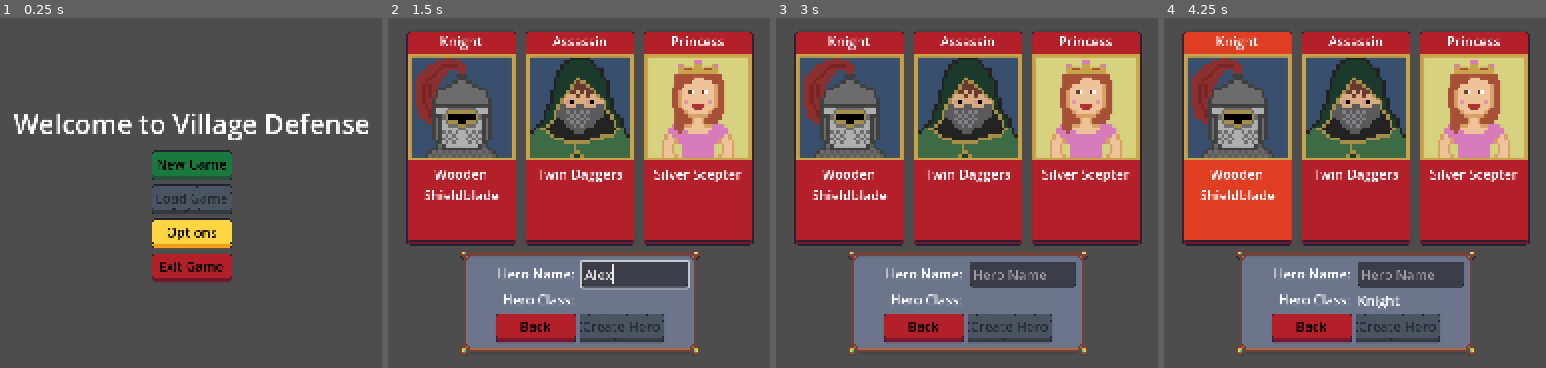
Above: before the commit, frames 1-4 (left to right).
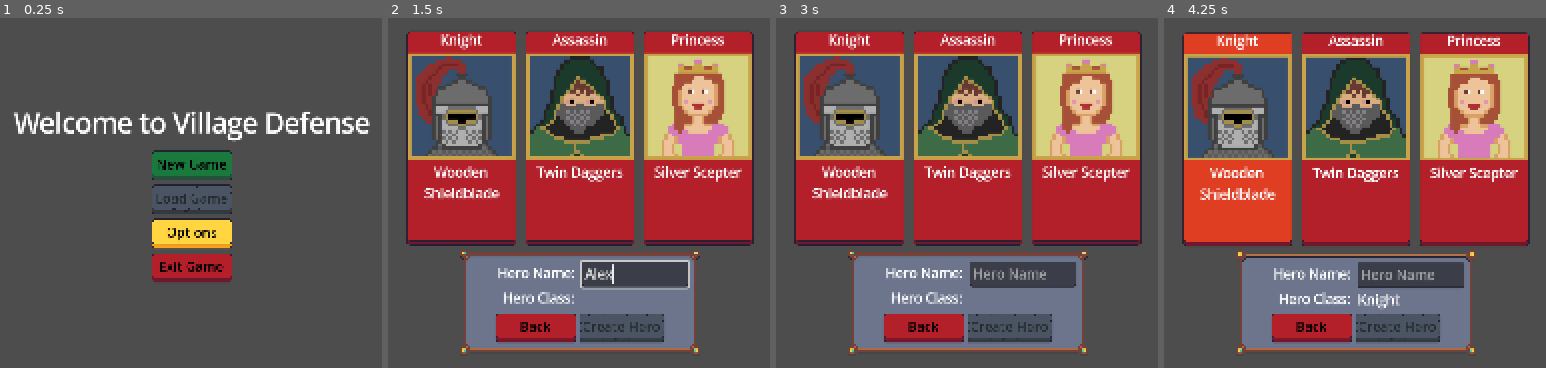
Above: after the commit, the same moments.

Repository: navtges3/PixelValley
Game: Godot game, scene res://scenes/ui/screens/main_menu_screen.tscn
The game is run twice, just before and just after one commit, with the same random seed, the same clock (stepped at 60 frames per second) and the same inputs.
Inputs (mouse positions are in pixels of both pictures, inside the frame that each line leads up to):
- Up to frame 1 (0.25 s): no input
- Up to frame 2 (1.5 s): click "New Game" at 0.5 s; click (636, 273) at 1.27 s; type "Alex" at 1.35 s
- Up to frame 3 (3 s): click "Back" at 2 s; click "New Game" at 2.75 s
- Up to frame 4 (4.25 s): click (1236, 137) at 3.52 s

The runs differ from the first frame. In frame 1, 1.9% of the frame differs, in the area x 3-97%, y 26-36%; in frame 2, 4.8%; in frame 3, 4.9%; in frame 4, 5.5%, in the area x 4-96%, y 4-83%.

Commit message:
Improve quest UI, sprite, and project settings
Update Assassin sprite asset and animation speed, enable integer scaling and SDF fonts in project settings, and refactor the quest screen UI to use a themed PanelContainer background. Details:

- Replace binary asset assets/heroes/assassin/AssassinSprite.png (updated sprite).
- Increase assassin attack animation speed from 7.5 to 10.0 in assassin_sprite_frames.tres.
- Set window/stretch/scale_mode to "integer" and enable theme/default_font_multichannel_signed_distance_field in project.godot for crisper pixel scaling and fonts.
- Modify scenes/ui/screens/quest_screen.tscn: add background panel Theme resource, wrap contents in a PanelContainer with the theme, adjust MarginContainer offsets/layout_mode, update node parent paths and connection targets accordingly.
- Update scripts/ui/screens/quest_screen.gd to match new node paths and rename quest_list_vbox -> quest_list_v_box.

These changes improve UI visuals, theming, and ensure script/node references remain consistent after the layout refactor.

Diff:
--- a/project.godot
+++ b/project.godot
@@ -39,10 +39,12 @@
 window/size/viewport_width=1920
 window/size/viewport_height=1080
 window/stretch/mode="viewport"
+window/stretch/scale_mode="integer"
 
 [gui]
 
 timers/tooltip_delay_sec=0.25
+theme/default_font_multichannel_signed_distance_field=true
 
 [rendering]
 
--- a/resources/characters/heroes/assassin/assassin_sprite_frames.tres
+++ b/resources/characters/heroes/assassin/assassin_sprite_frames.tres
@@ -66,7 +66,7 @@
 }],
 "loop": false,
 "name": &"attack",
-"speed": 7.5
+"speed": 10.0
 }, {
 "frames": [{
 "duration": 1.0,
--- a/scenes/ui/screens/quest_screen.tscn
+++ b/scenes/ui/screens/quest_screen.tscn
@@ -1,6 +1,7 @@
 [gd_scene format=3 uid="uid://bbyfy1t2gk1j0"]
 
 [ext_resource type="Script" uid="uid://wg1idljk7tbo" path="res://scripts/ui/screens/quest_screen.gd" id="1_7qxwm"]
+[ext_resource type="Theme" uid="uid://dq41s7i7v61gk" path="res://resources/ui/backgrounds/background_panel.tres" id="2_awsfe"]
 [ext_resource type="Theme" uid="uid://phfh7c5hwx1n" path="res://resources/ui/button_themes/regular/yellow_button.tres" id="2_u7xef"]
 [ext_resource type="Theme" uid="uid://cgbnpl6hlm7s2" path="res://resources/ui/button_themes/regular/green_button.tres" id="3_btxr8"]
 [ext_resource type="Theme" uid="uid://130ubmqd1h3b" path="res://resources/ui/button_themes/regular/red_button.tres" id="4_4tgk3"]
@@ -15,10 +16,11 @@
 script = ExtResource("1_7qxwm")
 
 [node name="MarginContainer" type="MarginContainer" parent="." unique_id=1874555744]
-layout_mode = 1
-anchors_preset = 15
-anchor_right = 1.0
-anchor_bottom = 1.0
+layout_mode = 0
+offset_left = 15.0
+offset_top = 16.0
+offset_right = 1905.0
+offset_bottom = 1065.0
 grow_horizontal = 2
 grow_vertical = 2
 theme_override_constants/margin_left = 128
@@ -26,52 +28,56 @@
 theme_override_constants/margin_right = 128
 theme_override_constants/margin_bottom = 128
 
-[node name="VBoxContainer" type="VBoxContainer" parent="MarginContainer" unique_id=14211835]
+[node name="PanelContainer" type="PanelContainer" parent="MarginContainer" unique_id=1737072988]
+layout_mode = 2
+theme = ExtResource("2_awsfe")
+
+[node name="VBoxContainer" type="VBoxContainer" parent="MarginContainer/PanelContainer" unique_id=14211835]
 layout_mode = 2
 
-[node name="QuestTabs" type="HBoxContainer" parent="MarginContainer/VBoxContainer" unique_id=820146565]
+[node name="QuestTabs" type="HBoxContainer" parent="MarginContainer/PanelContainer/VBoxContainer" unique_id=820146565]
 layout_mode = 2
 
-[node name="AvailableButton" type="Button" parent="MarginContainer/VBoxContainer/QuestTabs" unique_id=2019261122]
+[node name="AvailableButton" type="Button" parent="MarginContainer/PanelContainer/VBoxContainer/QuestTabs" unique_id=2019261122]
 custom_minimum_size = Vector2(96, 32)
 layout_mode = 2
 theme = ExtResource("2_u7xef")
 toggle_mode = true
 text = "Available"
 
-[node name="CompleteButton" type="Button" parent="MarginContainer/VBoxContainer/QuestTabs" unique_id=554873445]
+[node name="CompleteButton" type="Button" parent="MarginContainer/PanelContainer/VBoxContainer/QuestTabs" unique_id=554873445]
 custom_minimum_size = Vector2(96, 32)
 layout_mode = 2
 theme = ExtResource("3_btxr8")
 toggle_mode = true
 text = "Complete"
 
-[node name="QuestScrollContainer" type="ScrollContainer" parent="MarginContainer/VBoxContainer" unique_id=1978116151]
+[node name="QuestScrollContainer" type="ScrollContainer" parent="MarginContainer/PanelContainer/VBoxContainer" unique_id=1978116151]
 custom_minimum_size = Vector2(0, 500)
 layout_mode = 2
 size_flags_vertical = 3
 
-[node name="QuestListVBox" type="VBoxContainer" parent="MarginContainer/VBoxContainer/QuestScrollContainer" unique_id=1235147832]
+[node name="QuestListVBox" type="VBoxContainer" parent="MarginContainer/PanelContainer/VBoxContainer/QuestScrollContainer" unique_id=1235147832]
 layout_mode = 2
 
-[node name="BottomControls" type="HBoxContainer" parent="MarginContainer/VBoxContainer" unique_id=11504208]
+[node name="BottomControls" type="HBoxContainer" parent="MarginContainer/PanelContainer/VBoxContainer" unique_id=11504208]
 layout_mode = 2
 size_flags_vertical = 10
 
-[node name="BackButton" type="Button" parent="MarginContainer/VBoxContainer/BottomControls" unique_id=937862856]
+[node name="BackButton" type="Button" parent="MarginContainer/PanelContainer/VBoxContainer/BottomControls" unique_id=937862856]
 custom_minimum_size = Vector2(96, 32)
 layout_mode = 2
 theme = ExtResource("4_4tgk3")
 text = "Back"
 
-[node name="StartButton" type="Button" parent="MarginContainer/VBoxContainer/BottomControls" unique_id=669956484]
+[node name="StartButton" type="Button" parent="MarginContainer/PanelContainer/VBoxContainer/BottomControls" unique_id=669956484]
 custom_minimum_size = Vector2(96, 32)
 layout_mode = 2
 size_flags_horizontal = 10
 theme = ExtResource("3_btxr8")
 text = "Start Quest"
 
-[connection signal="toggled" from="MarginContainer/VBoxContainer/QuestTabs/AvailableButton" to="." method="_on_available_button_toggled"]
-[connection signal="toggled" from="MarginContainer/VBoxContainer/QuestTabs/CompleteButton" to="." method="_on_complete_button_toggled"]
-[connection signal="pressed" from="MarginContainer/VBoxContainer/BottomControls/BackButton" to="." method="_on_back_button_pressed"]
-[connection signal="pressed" from="MarginContainer/VBoxContainer/BottomControls/StartButton" to="." method="_on_start_button_pressed"]
+[connection signal="toggled" from="MarginContainer/PanelContainer/VBoxContainer/QuestTabs/AvailableButton" to="." method="_on_available_button_toggled"]
+[connection signal="toggled" from="MarginContainer/PanelContainer/VBoxContainer/QuestTabs/CompleteButton" to="." method="_on_complete_button_toggled"]
+[connection signal="pressed" from="MarginContainer/PanelContainer/VBoxContainer/BottomControls/BackButton" to="." method="_on_back_button_pressed"]
+[connection signal="pressed" from="MarginContainer/PanelContainer/VBoxContainer/BottomControls/StartButton" to="." method="_on_start_button_pressed"]
--- a/scripts/ui/screens/quest_screen.gd
+++ b/scripts/ui/screens/quest_screen.gd
@@ -1,10 +1,10 @@
 extends Control
 
-@onready var available_button: Button = $MarginContainer/VBoxContainer/QuestTabs/AvailableButton
-@onready var complete_button: Button = $MarginContainer/VBoxContainer/QuestTabs/CompleteButton
-@onready var quest_list_vbox: VBoxContainer = $MarginContainer/VBoxContainer/QuestScrollContainer/QuestListVBox
+@onready var available_button: Button = $MarginContainer/PanelContainer/VBoxContainer/QuestTabs/AvailableButton
+@onready var complete_button: Button = $MarginContainer/PanelContainer/VBoxContainer/QuestTabs/CompleteButton
+@onready var quest_list_v_box: VBoxContainer = $MarginContainer/PanelContainer/VBoxContainer/QuestScrollContainer/QuestListVBox
 
-@onready var start_button: Button = $MarginContainer/VBoxContainer/BottomControls/StartButton
+@onready var start_button: Button = $MarginContainer/PanelContainer/VBoxContainer/BottomControls/StartButton
 
 var selected_quest:Button = null
 var current_tab = "available"
@@ -15,7 +15,7 @@
 	available_button.button_pressed = true
 
 func clear_quest_list():
-	for child in quest_list_vbox.get_children():
+	for child in quest_list_v_box.get_children():
 		child.queue_free()
 
 func load_quests(type: String):
@@ -25,7 +25,7 @@
 		var quest_button = preload("res://scenes/ui/components/quest_button.tscn").instantiate()
 		quest_button.quest = quest
 		quest_button.connect("quest_selected", _on_quest_selected)
-		quest_list_vbox.add_child(quest_button)
+		quest_list_v_box.add_child(quest_button)
 
 func _on_quest_selected(selected_button: QuestButton):
 	if selected_quest == selected_button:
Binary file changed: assets/heroes/assassin/AssassinSprite.png
